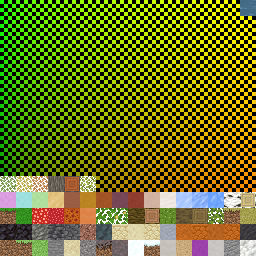
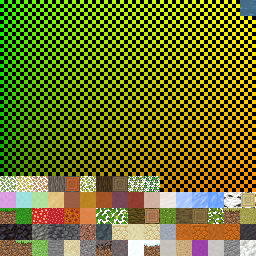
Comparing the layer stacks of the two (256, 256) images. Changes:
painted on "blocks" over (96, 176, 160, 192)
painted on "uv gradient" over (128, 176, 160, 192)
